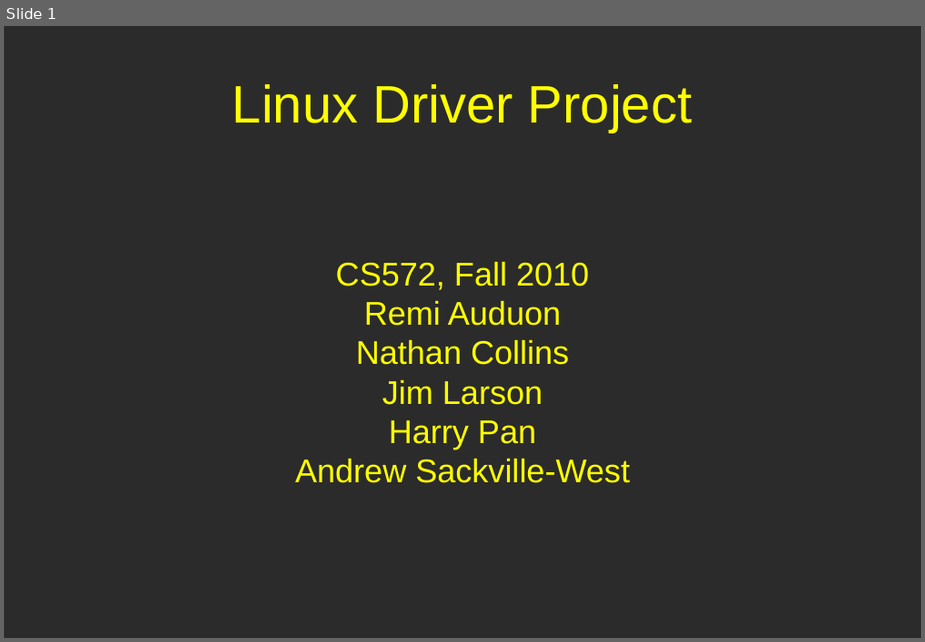
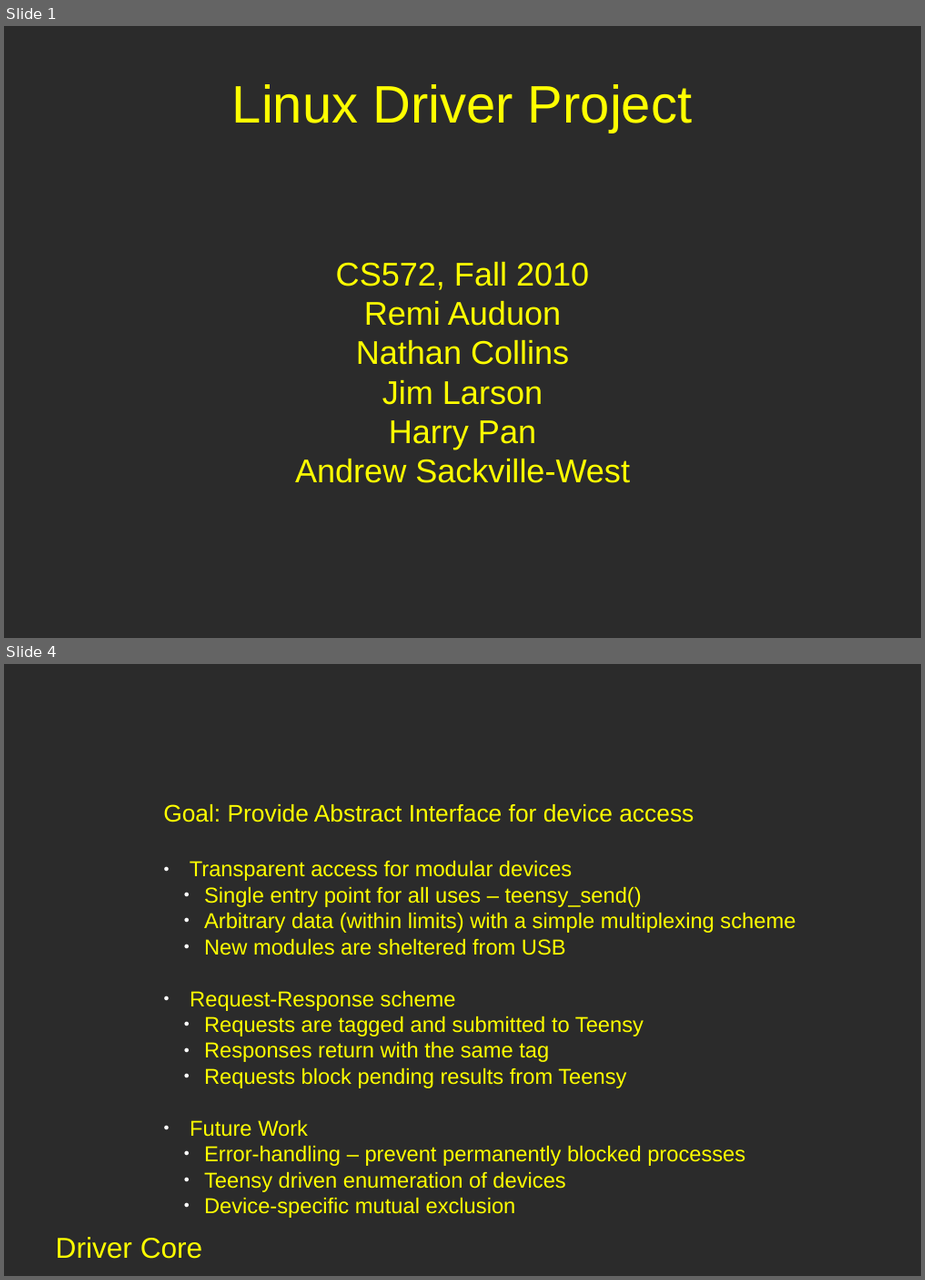
Before and after one commit to andrewsw/expose-teensy, a slide deck: Proj_2_Pres.odp. Shown one above the other, each under a label of ours: slide 1 before the commit, slides 1 and 4 after it; the slides between them are not shown. The pictures are 925x642 and 925x1280 pixels, drawn with LibreOffice and Linux fonts; fonts in the diff are those of the drawing; background and template pictures are left out; a plain dark background stands for a picture behind light text. Boxes give left, top, right and bottom in pixels: in the first picture for what was removed or moved away, otherwise in the second. Text is boxed around its words. In the diff, an @@ line names an element or a change of style, - is before the commit and + after.

```diff
--- a/Proj_2_Pres.odp
+++ b/Proj_2_Pres.odp
@@ slide 4 added at (4,664,921,1276), background picture (left out) @@
@@ text added at (163,804,796,1192), 18 pt, text #FFFF00 @@
+Goal: Provide Abstract Interface for device access
+● Transparent access for modular devices
+  ● Single entry point for all uses – teensy_send()
+  ● Arbitrary data (within limits) with a simple multiplexing scheme
+  ● New modules are sheltered from USB
+● Request-Response scheme
+  ● Requests are tagged and submitted to Teensy
+  ● Responses return with the same tag
+  ● Requests block pending results from Teensy
+● Future Work
+  ● Error-handling – prevent permanently blocked processes
+  ● Teensy driven enumeration of devices
+  ● Device-specific mutual exclusion
@@ text added at (56,1236,203,1258), 24 pt, text #FFFF00 @@
+Driver Core
```
Also in this commit, not shown: 5 slides changed, 1 slide removed.
